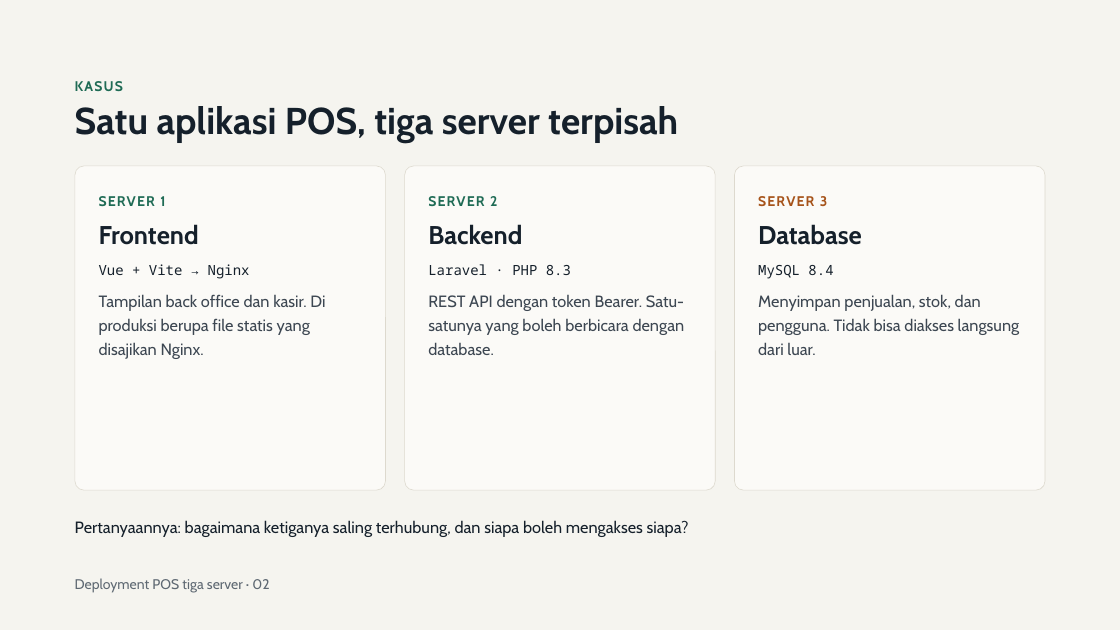
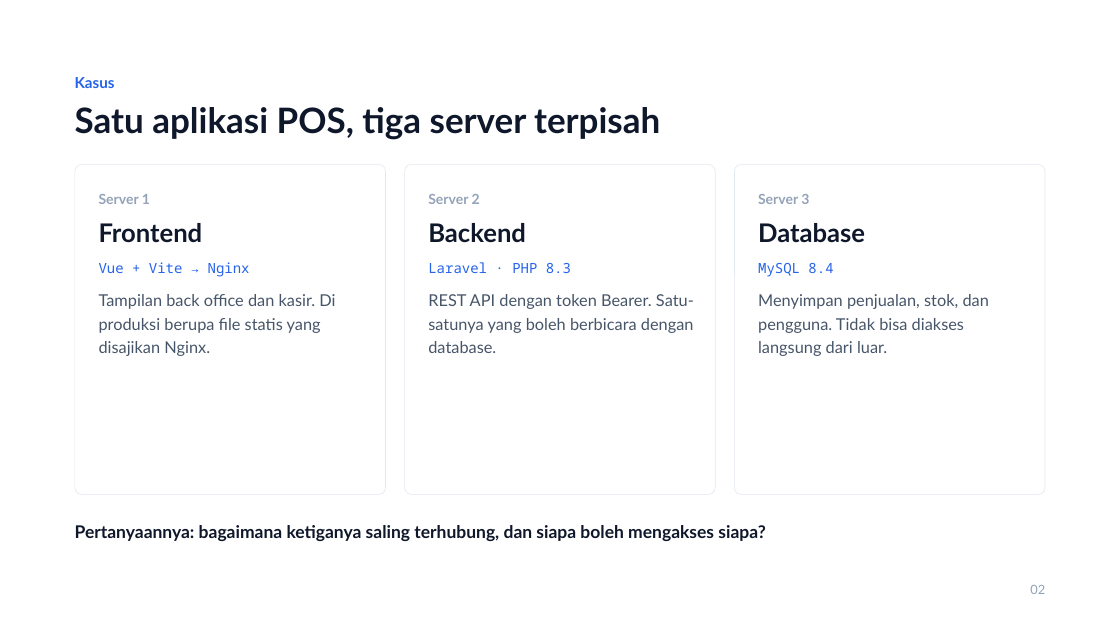
Before and after one commit to JonathanZefanya/Point-Of-Sale, a slide deck: slide 2 of Deployment POS Tiga Server.pptx. Drawn at 1120x630 pixels with LibreOffice and Linux fonts; fonts in the diff are those of the drawing. Boxes give left, top, right and bottom in pixels: in the first picture for what was removed or moved away, otherwise in the second. Text is boxed around its words. In the diff, an @@ line names an element or a change of style, - is before the commit and + after.

```diff
--- a/Deployment POS Tiga Server.pptx
+++ b/Deployment POS Tiga Server.pptx
@@ background #F5F4EF to #FFFFFF @@
@@ text at box(75, 77, 115, 88): text changed; size 12 to 13 pt; font Cabin to Lato; text colour #1F6B55 to #2563EB @@
-KASUS
+Kasus
@@ title "Satu aplikasi POS, tiga server ..." at box(75, 107, 660, 140): size 32 to 30 pt, font Cabin to Lato, text colour #15202B to #0F172A; line spacing 35.2pt to 34.5pt @@
@@ rounded rectangle: place and size @@
-rounded rectangle at box(75, 166, 386, 491)
+rounded rectangle at box(75, 165, 386, 495)
@@ rounded rectangle: place and size @@
-rounded rectangle at box(405, 166, 716, 491)
+rounded rectangle at box(405, 165, 716, 495)
@@ fill #FBFAF7 to #FFFFFF; outline #DDD9CE 0.5 pt to #E2E8F0 0.5 pt; proportions changed in 3 elements at box(75, 165, 386, 495), box(405, 165, 716, 495), box(734, 165, 1045, 495) @@
@@ rounded rectangle: place and size @@
-rounded rectangle at box(734, 166, 1045, 491)
+rounded rectangle at box(734, 165, 1045, 495)
@@ text at box(99, 194, 150, 204): text changed; font Cabin to Lato; text colour #1F6B55 to #94A3B8 @@
-SERVER 1
+Server 1
@@ text at box(428, 194, 480, 204): text changed; font Cabin to Lato; text colour #1F6B55 to #94A3B8 @@
-SERVER 2
+Server 2
@@ text at box(758, 194, 809, 204): text changed; font Cabin to Lato; text colour #A6531A to #94A3B8 @@
-SERVER 3
+Server 3
@@ font Cabin to Lato, text colour #15202B to #0F172A in 3 elements at box(99, 223, 203, 242), box(428, 223, 526, 243), box(758, 223, 865, 243) @@
@@ text colour #15202B to #2563EB in 3 elements at box(99, 262, 250, 277), box(428, 262, 571, 273), box(758, 263, 833, 277) @@
@@ font Cabin to Lato, text colour #3D4752 to #475569 in 3 elements at box(99, 294, 335, 356), box(428, 294, 694, 353), box(758, 294, 989, 356) @@
@@ text "Pertanyaannya: bagaimana ketiganya saling terhubung, ..." at box(75, 525, 765, 541): size 14 to 15 pt, font Cabin to Lato, text colour #15202B to #0F172A, bold on; line spacing 19.6pt to 21pt @@
@@ text at box(1030, 585, 1045, 594): text changed; size 12 to 11 pt; font Cabin to Lato; text colour #5F6973 to #94A3B8 @@
-Deployment POS tiga server · 02
+02
```
Also in this commit, not shown: 14 other slides changed, 2 other files.
